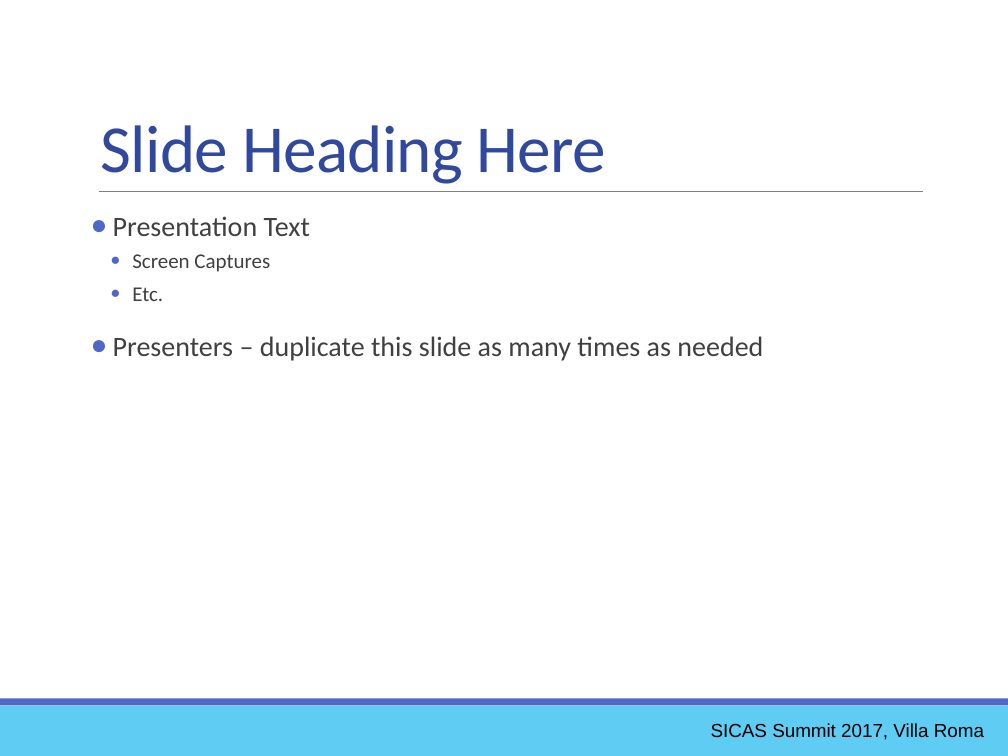
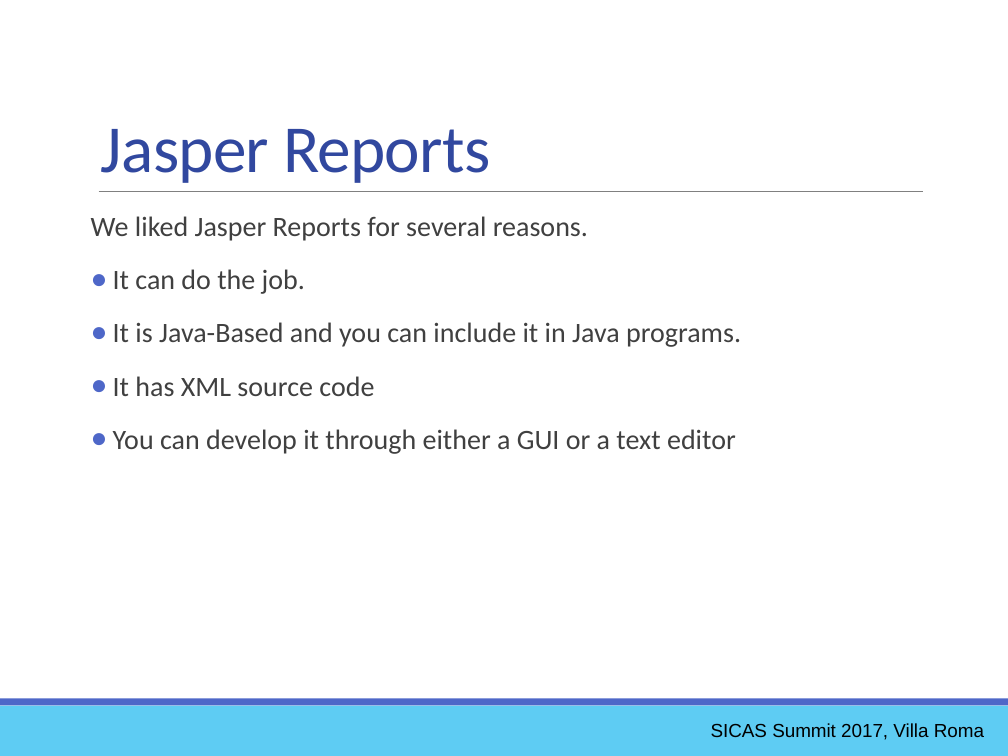
Before and after one commit to ewcole/simple_report, a slide deck: slide 8 of docs/SICAS_2017/Cole_Drop-In Reporting with Groovy.pptx (slide 9 before the commit). Drawn at 1008x756 pixels with LibreOffice and Linux fonts; fonts in the diff are those of the drawing. Boxes give left, top, right and bottom in pixels: in the first picture for what was removed or moved away, otherwise in the second. Text is boxed around its words. In the diff, an @@ line names an element or a change of style, - is before the commit and + after.

Commit message:
Develop slides

```diff
--- a/docs/SICAS_2017/Cole_Drop-In Reporting with Groovy.pptx
+++ b/docs/SICAS_2017/Cole_Drop-In Reporting with Groovy.pptx
@@ title at [101,129,490,183]: text changed @@
-Slide Heading Here
+Jasper Reports
@@ text at [91,216,741,454]: text changed @@
-● Presentation Text
-      ● Screen Captures
-      ● Etc.
-● Presenters – duplicate this slide as many times as needed
+We liked Jasper Reports for several reasons.
+● It can do the job.
+● It is Java-Based and you can include it in Java programs.
+● It has XML source code
+● You can develop it through either a GUI or a text editor
```
Also in this commit, not shown: 3 other slides changed, 3 other files.
